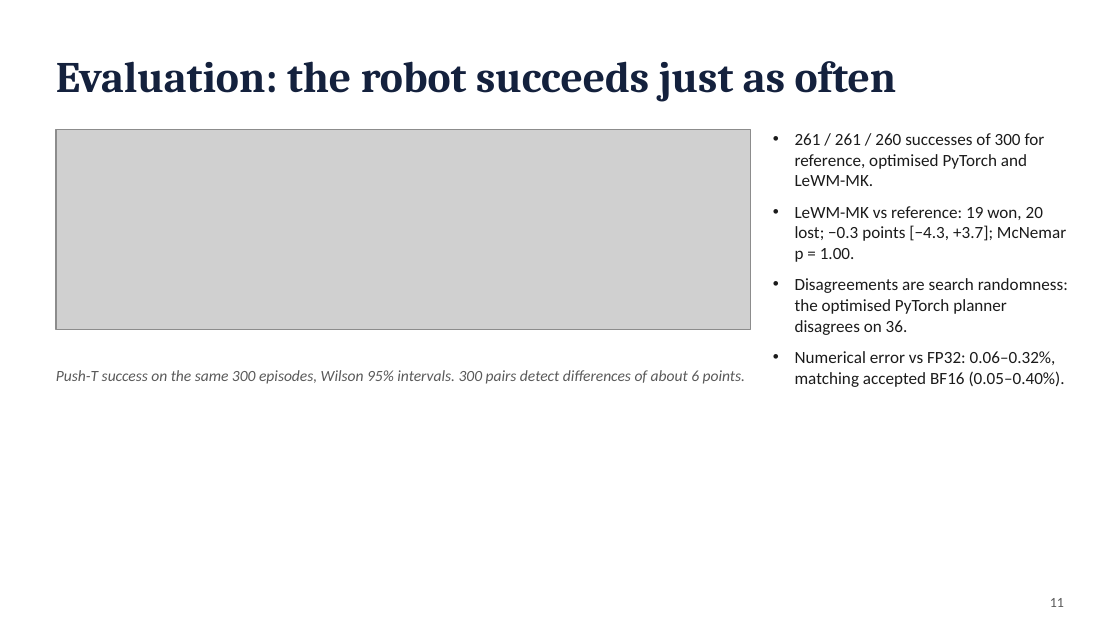
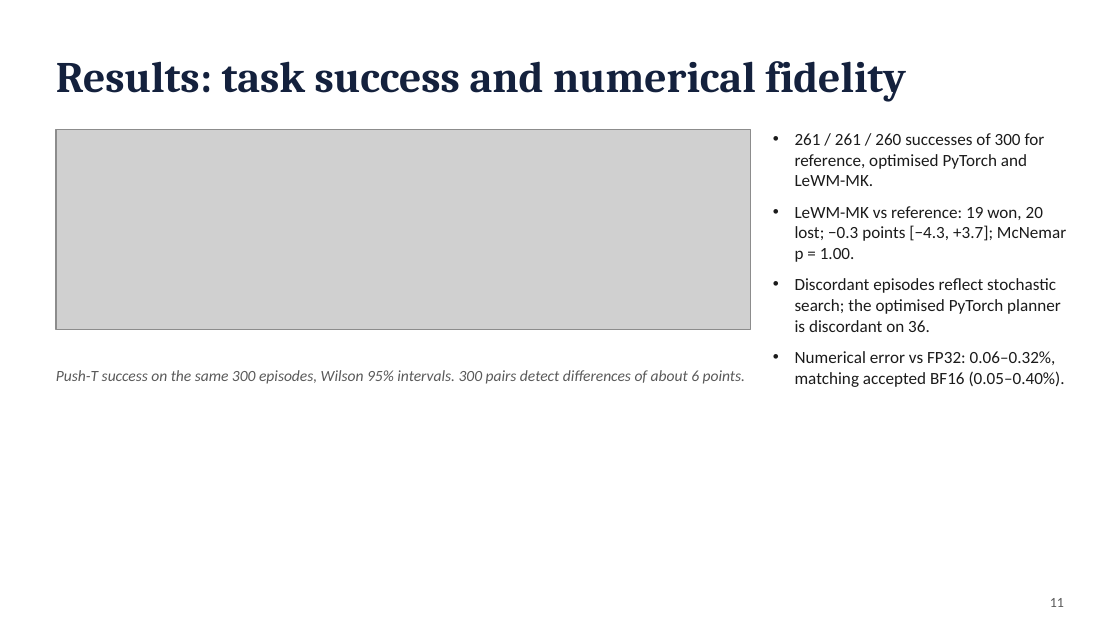
Before and after one commit to antoinenguyen27/lewm-flash, a slide deck: slide 11 of docs/paper/presentation.pptx. Drawn at 1120x630 pixels with LibreOffice and Linux fonts; fonts in the diff are those of the drawing; grey boxes stand for pictures. Boxes give left, top, right and bottom in pixels: in the first picture for what was removed or moved away, otherwise in the second. Text is boxed around its words. In the diff, an @@ line names an element or a change of style, - is before the commit and + after.

```diff
--- a/docs/paper/presentation.pptx
+++ b/docs/paper/presentation.pptx
@@ text at (56,61,906,102): text changed @@
-Evaluation: the robot succeeds just as often
+Results: task success and numerical fidelity
@@ text at (795,278,1061,332): text changed @@
-• Disagreements are search randomness: the optimised PyTorch planner disagrees on 36.
+• Discordant episodes reflect stochastic search; the optimised PyTorch planner is discordant on 36.
```
Also in this commit, not shown: 11 other slides changed, 2 other files.
